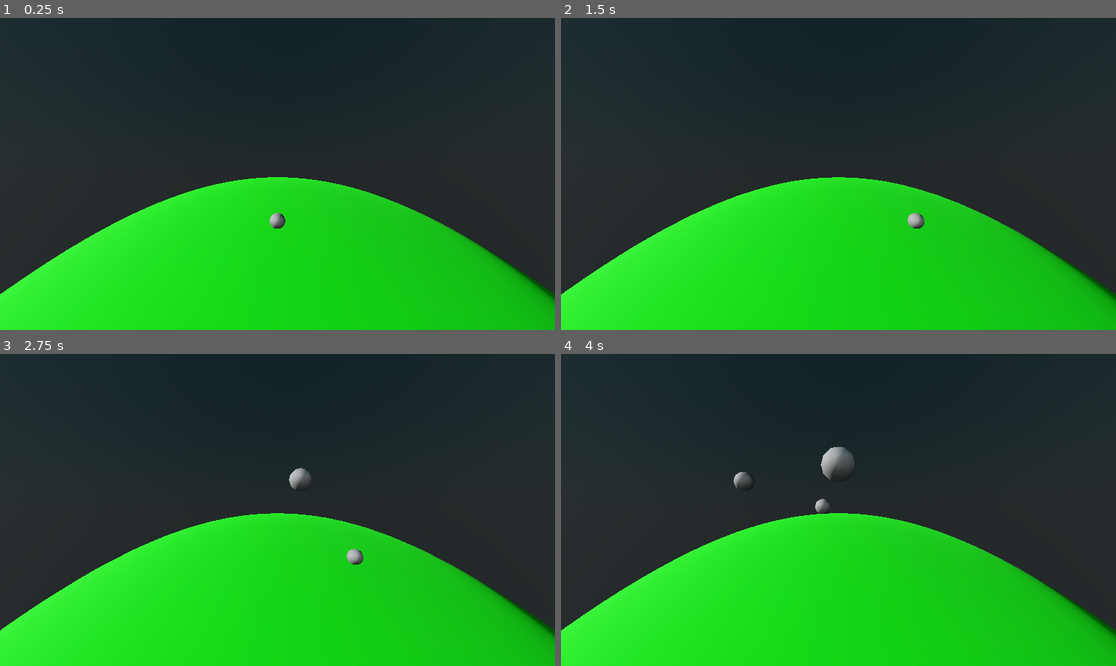
Above: before the commit, frames 1-4 (two rows, left to right).
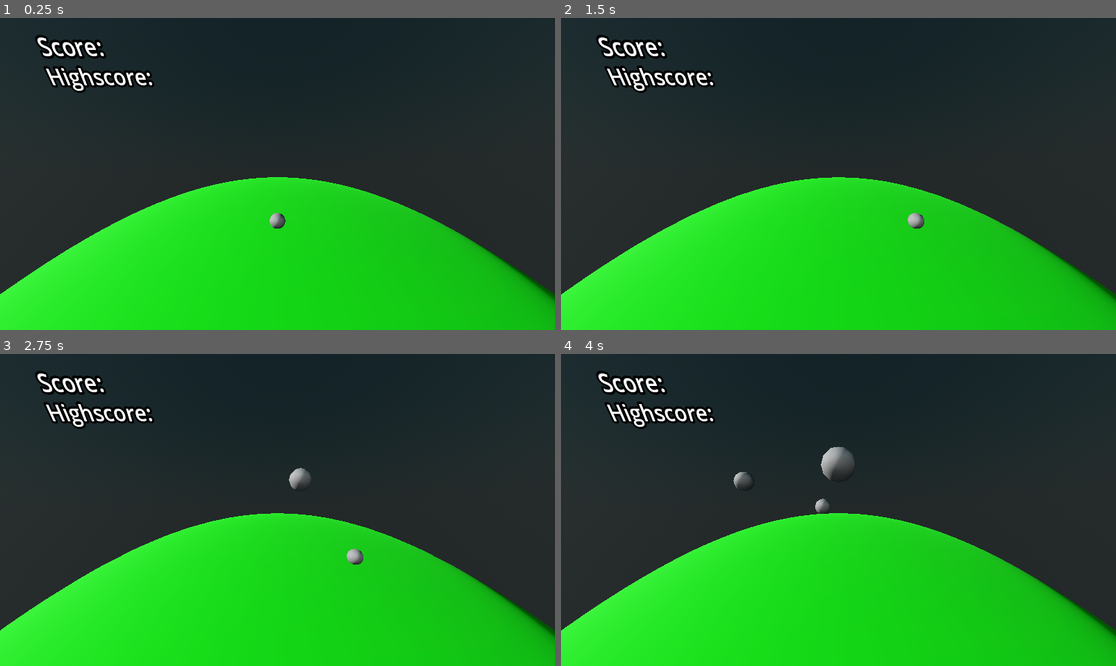
Above: after the commit, the same moments.

Repository: kaapomoi/fgj25
Game: Godot game, scene res://Scenes/main.tscn
The game is run twice, just before and just after one commit, with the same random seed, the same clock (stepped at 60 frames per second) and the same inputs.
Inputs:
- Up to frame 1 (0.25 s): no input
- Up to frame 2 (1.5 s): tap Enter at 0.5 s; hold Right (ui_right) 0.53-1.28 s; tap Space at 1.25 s; hold Down (ui_down) from 1.28 s (still down)
- Up to frame 3 (2.75 s): release Down (ui_down) at 2.03 s; hold Right (ui_right) from 2.03 s (still down)
- Up to frame 4 (4 s): release Right (ui_right) at 2.78 s; hold Up (ui_up) 2.78-3.53 s; hold Left (ui_left) from 3.53 s (still down)

The runs differ from the first frame. In frame 1, 1.6% of the frame differs, in the area x 6-28%, y 5-25%; in frame 2, 1.6%; in frame 3, 1.6%; in frame 4, 1.6%.

Commit message:
Add Score texts and remove bubble script

Diff:
--- a/Scenes/main.tscn
+++ b/Scenes/main.tscn
@@ -241,6 +241,22 @@
 [node name="DirectionalLight3D" type="DirectionalLight3D" parent="Game"]
 transform = Transform3D(-0.230633, 0.430217, -0.872767, -0.0773392, 0.886005, 0.457179, 0.969963, 0.17294, -0.171069, -2.00561, 1.368, -0.393648)
 
+[node name="Score" type="Label3D" parent="Game"]
+transform = Transform3D(1, 0, 0, 0, 1, 0, 0, 0, 1, -2.20836, 1.9022, -0.136667)
+alpha_scissor_threshold = 0.51
+text = "Score:"
+font_size = 40
+outline_size = 15
+horizontal_alignment = 0
+
+[node name="Highscore" type="Label3D" parent="Game"]
+transform = Transform3D(1, 0, 0, 0, 1, 0, 0, 0, 1, -2.25469, 1.65585, -0.136667)
+alpha_scissor_threshold = 0.51
+text = "Highscore:"
+font_size = 40
+outline_size = 15
+horizontal_alignment = 0
+
 [node name="GUI" type="Control" parent="."]
 layout_mode = 3
 anchors_preset = 0
--- a/Scripts/bubble.gd
+++ /dev/null
@@ -1,23 +0,0 @@
-extends CSGSphere3D
-
-
-var points :int = 0
-
-# Called when the node enters the scene tree for the first time.
-func _ready() -> void:
-	pass # Replace with function body.
-
-
-# Called every frame. 'delta' is the elapsed time since the previous frame.
-func _process(delta: float) -> void:
-	pass
-
-
-func receive_hit() -> void:
-	print("Got it")
-	pass
-
-
-#func _on_area_3d_area_entered(area: Area3D) -> void:
-	#print("Got hit")
-	#pass # Replace with function body.
Not shown, added: Scenes/maiEF74.tmp
